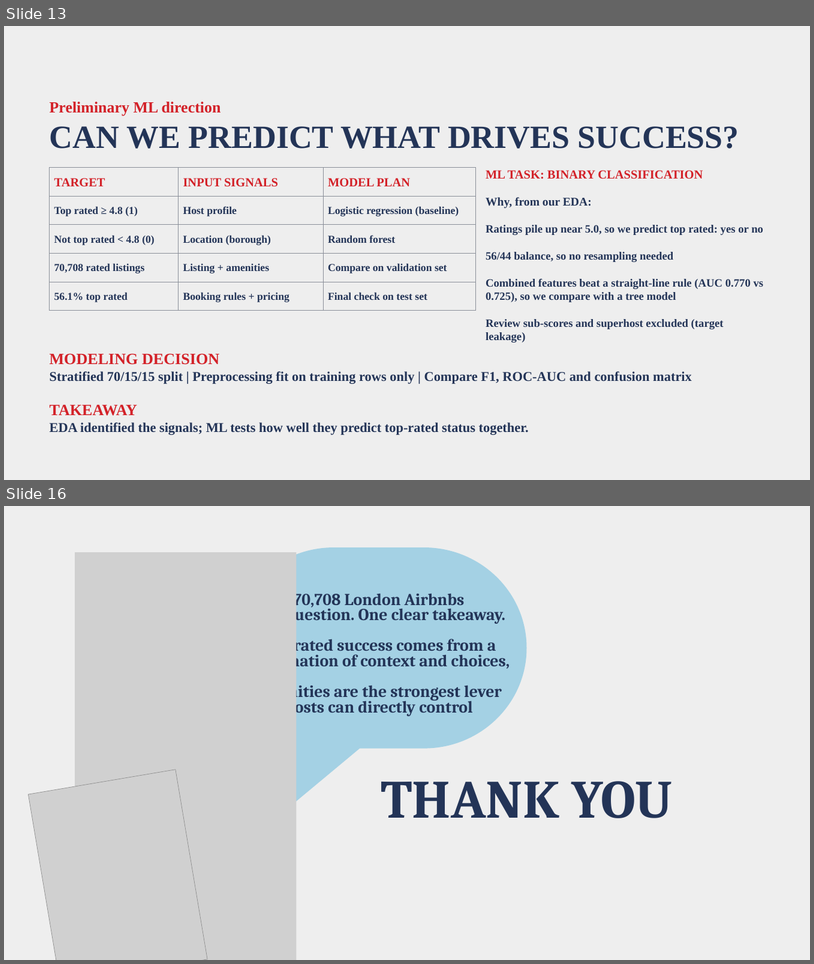
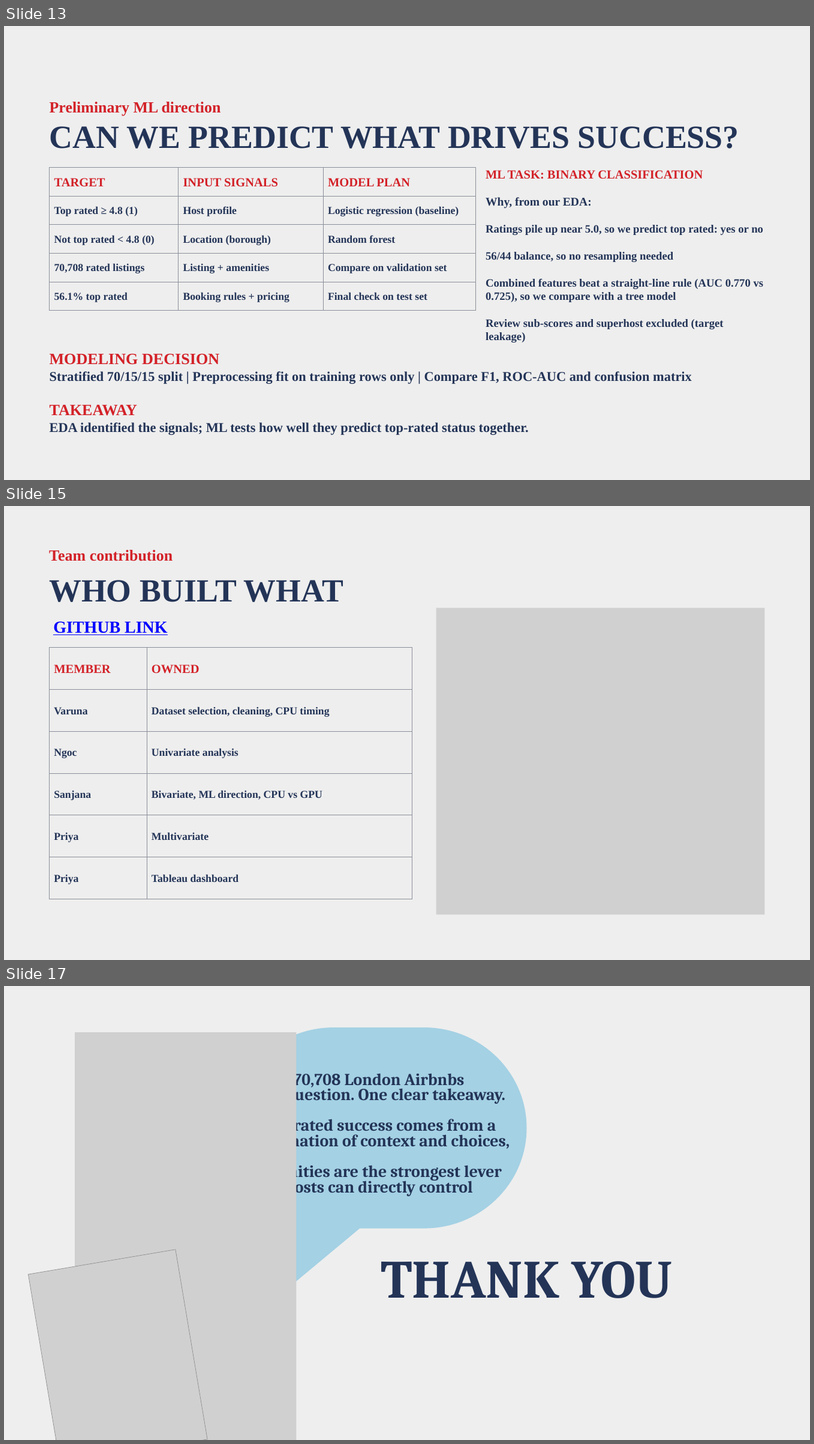
Before and after one commit to varunavy/data230-london-airbnb, a slide deck: PPT/london Airbnb.pptx. Shown one above the other, each under a label of ours: slides 13 and 16 before the commit, slides 13, 15 and 17 after it; the slides between them are not shown. The pictures are 814x964 and 814x1444 pixels, drawn with LibreOffice and Linux fonts; fonts in the diff are those of the drawing; grey boxes stand for pictures. Boxes give left, top, right and bottom in pixels: in the first picture for what was removed or moved away, otherwise in the second. Text is boxed around its words. In the diff, an @@ line names an element or a change of style, - is before the commit and + after.

Commit message:
Final PPT

```diff
--- a/PPT/london Airbnb.pptx
+++ b/PPT/london Airbnb.pptx
@@ slide 15 added at (x1=4, y1=506, x2=810, y2=960), background #EEEEEE @@
@@ text added at (x1=49, y1=550, x2=173, y2=561), 27.8 pt, text #D32128, bold @@
+Team contribution
@@ text added at (x1=49, y1=580, x2=344, y2=602), 57.6 pt, text #233457, bold @@
+WHO BUILT WHAT
@@ picture added at (x1=436, y1=607, x2=765, y2=914) @@
@@ text added at (x1=53, y1=621, x2=167, y2=635), 30 pt, text #0000FF, bold, underline @@
+GITHUB LINK
@@ table added at (x1=49, y1=648, x2=412, y2=899), 6 rows, 2 columns @@
+MEMBER | OWNED
+Varuna | Dataset selection, cleaning, CPU timing
+Ngoc | Univariate analysis
+Sanjana | Bivariate, ML direction, CPU vs GPU
+Priya | Multivariate
+Priya | Tableau dashboard
@@ what was slide 16 is now slide 17 @@
```
Also in this commit, not shown: 1 other file.
